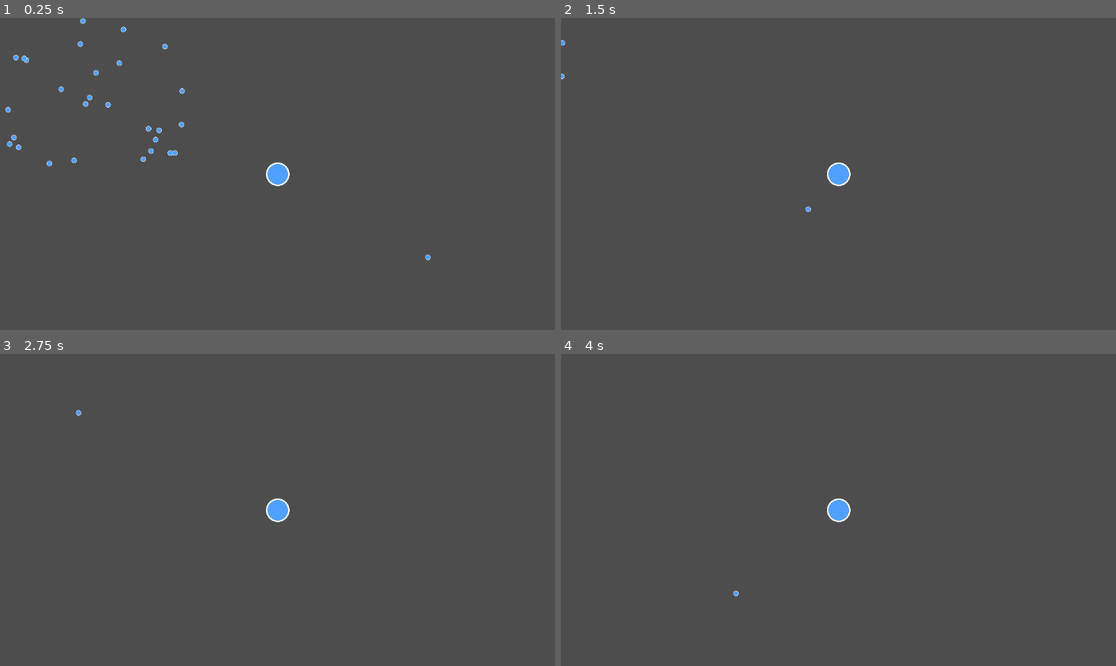
Above: before the commit, frames 1-4 (two rows, left to right).
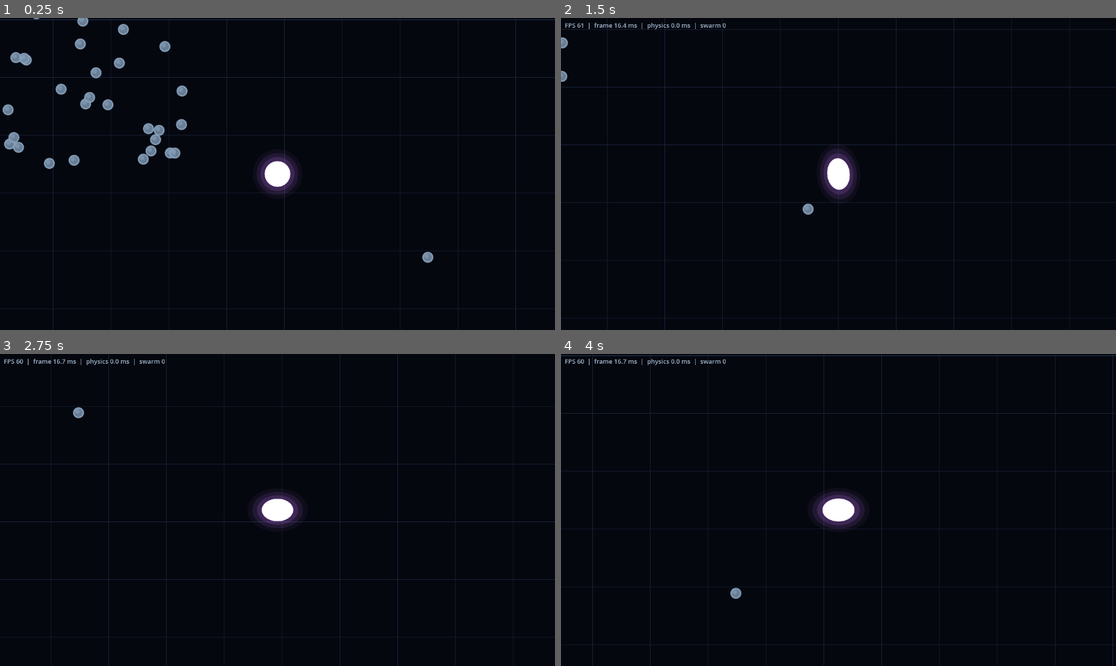
Above: after the commit, the same moments.

Repository: jadjoker/tdf
Game: Godot game, scene res://main.tscn
Two runs of this game, one before a commit and one after it. Both use one fixed random seed, a clock stepped at 60 frames per second and the inputs below.
Inputs:
- Up to frame 1 (0.25 s): no input
- Up to frame 2 (1.5 s): hold D (move_right) 0.53-1.28 s; hold S (move_down) from 1.28 s (still down)
- Up to frame 3 (2.75 s): release S (move_down) at 2.03 s; hold D (move_right) from 2.03 s (still down)
- Up to frame 4 (4 s): tap Enter at 2.75 s; release D (move_right) at 2.78 s; hold W (move_up) 2.78-3.53 s; hold A (move_left) from 3.53 s (still down)

The runs differ from the first frame. In frame 1, 100% of the frame differs, in the area x 0-100%, y 0-100%; in frame 2, 100%; in frame 3, 100%; in frame 4, 100%.

Commit message:
Graphics passes 1-3, spring squash/stretch, perf passes A+B
Graphics (neon bloom look, no art assets):
- HDR 2D + glow WorldEnvironment, dark background, world-space grid
- Player and units rebuilt as vector visuals (placeholder PNG unused)
- Dim-stray -> neon-mint-swarm color language, additive motion trails

Animation:
- Squash & stretch driven by damped springs (underdamped jelly wobble)
- Deformation axis chases motion direction; fixed draw_set_transform
  screen-space scale bug that pinned squash to the screen X axis

Performance (profiled with new perf_logger.gd + in-game HUD):
- Pass A: spatial-hash separation w/ cached arrays, physics retired on
  collect, trails throttled, prints removed
- Pass B: all swarm bodies in one MultiMesh (vector look baked to HDR
  texture), all trails in one shared TrailRenderer
- Result: flat ~8ms frame at any swarm size, locked 144fps (was 19ms/52fps
  at 100 units)

Co-Authored-By: Claude Fable 5 <noreply@anthropic.com>

Diff:
--- a/project.godot
+++ b/project.godot
@@ -14,6 +14,11 @@
 run/main_scene="uid://dg8f5v0hjxn0t"
 config/features=PackedStringArray("4.4", "Forward Plus")
 config/icon="res://icon.svg"
+
+[rendering]
+
+viewport/hdr_2d=true
+environment/defaults/default_clear_color=Color(0.02, 0.03, 0.06, 1)
 
 [input]
 
--- a/scenes/FollowerUnit.tscn
+++ b/scenes/FollowerUnit.tscn
@@ -1,7 +1,6 @@
-[gd_scene load_steps=4 format=3 uid="uid://cyhxmwjpqq5at"]
+[gd_scene load_steps=3 format=3 uid="uid://cyhxmwjpqq5at"]
 
 [ext_resource type="Script" uid="uid://c1n4pkhgao6jo" path="res://scripts/followerunit.gd" id="1_5vtvk"]
-[ext_resource type="Texture2D" uid="uid://c2l0hwuo7sw8f" path="res://assets/follower_circle_placeholder.png" id="2_5vtvk"]
 
 [sub_resource type="CircleShape2D" id="CircleShape2D_5vtvk"]
 
@@ -12,10 +11,6 @@
 max_speed = 1500.0
 radius = 10.0
 
-[node name="Sprite2D" type="Sprite2D" parent="."]
-scale = Vector2(0.229366, 0.229366)
-texture = ExtResource("2_5vtvk")
-
 [node name="CollisionShape2D" type="CollisionShape2D" parent="."]
 scale = Vector2(0.522673, 0.522673)
 shape = SubResource("CircleShape2D_5vtvk")
--- a/scenes/Phase1.tscn
+++ b/scenes/Phase1.tscn
@@ -1,14 +1,29 @@
-[gd_scene load_steps=4 format=3 uid="uid://b6ac3dvtsqkhi"]
+[gd_scene load_steps=6 format=3 uid="uid://b6ac3dvtsqkhi"]
 
 [ext_resource type="PackedScene" uid="uid://c1tv7sh701vhc" path="res://scenes/Player.tscn" id="1_0dg7t"]
 [ext_resource type="Script" uid="uid://crl7vtpg0o0qf" path="res://scripts/phase_1.gd" id="1_wwqg3"]
 [ext_resource type="PackedScene" uid="uid://cyhxmwjpqq5at" path="res://scenes/FollowerUnit.tscn" id="2_4fcp5"]
+[ext_resource type="Script" path="res://scripts/grid_background.gd" id="4_grid1"]
+
+[sub_resource type="Environment" id="Environment_glow1"]
+glow_enabled = true
+glow_intensity = 1.0
+glow_strength = 1.05
+glow_bloom = 0.05
+glow_blend_mode = 1
+glow_hdr_threshold = 1.1
 
 [node name="Phase1" type="Node2D"]
 script = ExtResource("1_wwqg3")
 follower_count = 100
 collision_push = 0.5
 
+[node name="WorldEnvironment" type="WorldEnvironment" parent="."]
+environment = SubResource("Environment_glow1")
+
+[node name="GridBackground" type="Node2D" parent="."]
+script = ExtResource("4_grid1")
+
 [node name="Player" parent="." instance=ExtResource("1_0dg7t")]
 position = Vector2(585, 320)
 
--- a/scenes/Player.tscn
+++ b/scenes/Player.tscn
@@ -1,7 +1,6 @@
-[gd_scene load_steps=4 format=3 uid="uid://c1tv7sh701vhc"]
+[gd_scene load_steps=3 format=3 uid="uid://c1tv7sh701vhc"]
 
 [ext_resource type="Script" uid="uid://dsghd4f6rkhjo" path="res://scripts/player.gd" id="1_p0vlq"]
-[ext_resource type="Texture2D" uid="uid://c2l0hwuo7sw8f" path="res://assets/follower_circle_placeholder.png" id="2_v6fml"]
 
 [sub_resource type="CircleShape2D" id="CircleShape2D_5q5h1"]
 
@@ -9,9 +8,6 @@
 script = ExtResource("1_p0vlq")
 move_speed = 500.0
 
-[node name="Sprite2D" type="Sprite2D" parent="."]
-texture = ExtResource("2_v6fml")
-
 [node name="CollisionShape2D" type="CollisionShape2D" parent="."]
 scale = Vector2(4.00519, 4.00519)
 shape = SubResource("CircleShape2D_5q5h1")
--- a/scripts/followerunit.gd
+++ b/scripts/followerunit.gd
@@ -2,7 +2,7 @@
 
 @export var strength: float = 1500.0      # how strongly this unit is pulled toward the player
 @export var max_speed: float = 1800.0     # speed cap
-@export var radius: float = 14.0          # used for soft collision spacing in Phase1
+@export var radius: float = 14.0          # visual size AND soft collision spacing in Phase1
 @export var variation: float = 0.10       # ±fraction randomly applied to strength/max_speed per unit
 
 var vel: Vector2 = Vector2.ZERO
@@ -14,18 +14,72 @@
 var orbit_slot: int = 0                       # ring position, assigned by angle when orbit forms
 var follow_offset_norm: Vector2 = Vector2.ZERO # persistent unit offset (unit disc), scaled by follow_spread
 
+# Palette — values above 1.0 are HDR and bloom under the glow environment.
+# Collected units are RENDERED BY PHASE1'S MULTIMESH (perf pass B), which bakes
+# the swarm palette into a shared texture; only strays draw themselves (once).
+const COLOR_STRAY := Color(0.45, 0.55, 0.65, 0.9)
+const COLOR_SWARM := Color(0.55, 2.40, 1.30, 1.0)
+const RIM_STRAY := Color(0.55, 0.65, 0.75, 0.9)
+const RIM_SWARM := Color(0.90, 3.00, 1.80, 1.0)
+const HIGHLIGHT_STRAY := Color(0.70, 0.80, 0.90, 0.25)
+const HIGHLIGHT_SWARM := Color(1.40, 2.80, 2.00, 0.30)
+
+# Spring-driven squash & stretch (same system as the player ball)
+const STRETCH_MAX := 0.8           # stretch target at full speed
+const STRETCH_STIFFNESS := 170.0   # spring k (randomized per unit so wobbles desync)
+const STRETCH_DAMPING := 11.0      # underdamped — jelly wobble
+const AXIS_TURN_RATE := 16.0       # deformation axis chase speed
+
+var _stretch: float = 1.0
+var _stretch_vel: float = 0.0
+var _axis_angle: float = 0.0
+var _spring_k: float = STRETCH_STIFFNESS
+
 
 func _ready() -> void:
 	# Detect when the player overlaps this unit
 	body_entered.connect(_on_body_entered)
 
-	# Per-unit organic variation so the swarm never moves in lockstep
+	# Per-unit organic variation so the swarm never moves (or wobbles) in lockstep
 	strength *= randf_range(1.0 - variation, 1.0 + variation)
 	max_speed *= randf_range(1.0 - variation, 1.0 + variation)
+	_spring_k = STRETCH_STIFFNESS * randf_range(0.85, 1.15)
 
 	# Uniform random point on the unit disc (sqrt for even density)
 	var a: float = randf() * TAU
 	follow_offset_norm = Vector2(cos(a), sin(a)) * sqrt(randf())
+
+
+func _process(delta: float) -> void:
+	if not is_collected:
+		return
+
+	# Deformation axis chases the motion direction instead of snapping
+	if vel.length() > 1.0:
+		_axis_angle = lerp_angle(_axis_angle, vel.angle(), 1.0 - exp(-AXIS_TURN_RATE * delta))
+
+	# Damped spring toward the speed-based stretch target
+	var speed_frac: float = clamp(vel.length() / max_speed, 0.0, 1.0)
+	var spring_target: float = 1.0 + speed_frac * STRETCH_MAX
+	var accel: float = (spring_target - _stretch) * _spring_k - _stretch_vel * STRETCH_DAMPING
+	_stretch_vel += accel * delta
+	_stretch = clamp(_stretch + _stretch_vel * delta, 0.5, 2.0)
+	# No queue_redraw — Phase1's MultiMesh reads visual_transform() instead
+
+
+func visual_transform() -> Transform2D:
+	# Position + spring deformation, consumed by Phase1's MultiMesh each frame
+	return Transform2D(_axis_angle, Vector2(_stretch, 1.0 / sqrt(_stretch)), 0.0, global_position)
+
+
+func _draw() -> void:
+	# Strays only — they never move, so this draws exactly once.
+	# Collected units return early (the MultiMesh renders them).
+	if is_collected:
+		return
+	draw_circle(Vector2.ZERO, radius, COLOR_STRAY, true, -1.0, true)
+	draw_circle(Vector2(-radius * 0.25, -radius * 0.28), radius * 0.42, HIGHLIGHT_STRAY, true, -1.0, true)
+	draw_circle(Vector2.ZERO, radius, RIM_STRAY, false, 1.5, true)
 
 
 func _on_body_entered(body: Node) -> void:
@@ -37,10 +91,16 @@
 		is_collected = true
 		target = body
 
-		# Visual feedback
-		if has_node("Sprite2D"):
-			$Sprite2D.modulate = Color(0.5, 1.0, 0.5)
+		# Clear the stray drawing — from here the MultiMesh renders this unit
+		queue_redraw()
+
+		# Pickup is done — retire this Area2D from the physics broadphase
+		# so a full swarm doesn't drag 100 live monitored areas around
+		set_deferred("monitoring", false)
+		set_deferred("monitorable", false)
+		set_deferred("collision_layer", 0)
+		set_deferred("collision_mask", 0)
 
 		# Mark this unit as part of the swarm so Phase1 can move it
+		# (the trail renderer and MultiMesh pick it up from this group)
 		add_to_group("swarm_unit")
-		print("Follower collected:", name)
--- /dev/null
+++ b/scripts/grid_background.gd
@@ -0,0 +1,21 @@
+extends Node2D
+
+# Static world-space grid so player/swarm speed is readable against the dark background.
+
+@export var cell_size: float = 120.0
+@export var extent: float = 3000.0    # grid covers ±extent from world origin
+@export var line_color: Color = Color(0.10, 0.14, 0.22, 1.0)
+@export var axis_color: Color = Color(0.16, 0.22, 0.34, 1.0)  # brighter lines through origin
+
+
+func _ready() -> void:
+	z_index = -10
+
+
+func _draw() -> void:
+	var n: int = int(extent / cell_size)
+	for i in range(-n, n + 1):
+		var p: float = i * cell_size
+		var c: Color = axis_color if i == 0 else line_color
+		draw_line(Vector2(p, -extent), Vector2(p, extent), c, 1.0)
+		draw_line(Vector2(-extent, p), Vector2(extent, p), c, 1.0)
--- /dev/null
+++ b/scripts/perf_logger.gd
@@ -0,0 +1,59 @@
+extends Node
+
+# Buffered per-frame CSV performance logger.
+# Writes to user://perf_logs/perf_<timestamp>.csv
+# (user:// = %APPDATA%\Godot\app_userdata\TowerDefense on Windows)
+#
+# Buffering matters: writing lines to disk every frame would create the exact
+# hitches we're hunting, so lines accumulate in memory and flush every ~5s.
+
+const FLUSH_INTERVAL := 300   # frames between flushes (~5s at 60 Hz)
+
+var _lines: PackedStringArray = []
+var _file: FileAccess = null
+var _t0: int = 0
+
+
+func _ready() -> void:
+	var dir := DirAccess.open("user://")
+	if dir and not dir.dir_exists("perf_logs"):
+		dir.make_dir("perf_logs")
+	var ts: String = Time.get_datetime_string_from_system().replace(":", "-")
+	var path: String = "user://perf_logs/perf_%s.csv" % ts
+	_file = FileAccess.open(path, FileAccess.WRITE)
+	if _file == null:
+		push_warning("PerfLogger: could not open %s" % path)
+		return
+	_file.store_line("t_ms,units,fps,process_ms,physics_ms,sim_us,sep_us,slots_reassigned")
+	_t0 = Time.get_ticks_msec()
+	print("Perf log: ", ProjectSettings.globalize_path(path))
+
+
+func record(units: int, sim_us: int, sep_us: int, slots_reassigned: bool) -> void:
+	if _file == null:
+		return
+	_lines.append("%d,%d,%.0f,%.2f,%.2f,%d,%d,%d" % [
+		Time.get_ticks_msec() - _t0,
+		units,
+		Performance.get_monitor(Performance.TIME_FPS),
+		Performance.get_monitor(Performance.TIME_PROCESS) * 1000.0,
+		Performance.get_monitor(Performance.TIME_PHYSICS_PROCESS) * 1000.0,
+		sim_us,
+		sep_us,
+		1 if slots_reassigned else 0,
+	])
+	if _lines.size() >= FLUSH_INTERVAL:
+		_flush()
+
+
+func _flush() -> void:
+	if _file == null:
+		return
+	for l in _lines:
+		_file.store_line(l)
+	_lines.clear()
+	_file.flush()
+
+
+func _exit_tree() -> void:
+	_flush()
--- a/scripts/phase_1.gd
+++ b/scripts/phase_1.gd
@@ -21,6 +21,14 @@
 @export var orbit_breathe_speed: float = 1.2  # pulse speed, rad/s
 
 var follower_scene: PackedScene = preload("res://scenes/FollowerUnit.tscn")
+const _FollowerScript = preload("res://scripts/followerunit.gd")
+
+# Perf pass B: collected units are rendered by ONE MultiMesh (single draw call)
+# instead of 100 self-redrawing canvas items. Must match FollowerUnit radius (scene: 10).
+@export var unit_visual_radius: float = 10.0
+
+var _unit_mm: MultiMeshInstance2D
+var _trail_renderer: Node2D
 
 var collected_count: int = 0
 
@@ -37,10 +45,110 @@
 var _slot_count: int = -1                 # swarm size when orbit slots were last assigned
 var _breathe_time: float = 0.0
 
+var _perf_label: Label
+var _perf_accum: float = 0.0
+
+# Per-frame CSV logging for offline analysis (scripts/perf_logger.gd)
+@export var perf_logging: bool = true
+var _perf_logger: Node = null
+
 
 func _ready() -> void:
 	randomize()
 	spawn_followers()
+	_build_swarm_renderers()
+	_build_perf_hud()
+	if perf_logging:
+		_perf_logger = preload("res://scripts/perf_logger.gd").new()
+		add_child(_perf_logger)
+
+
+func _build_swarm_renderers() -> void:
+	_trail_renderer = preload("res://scripts/trail_renderer.gd").new()
+	_trail_renderer.name = "TrailRenderer"
+	add_child(_trail_renderer)
+
+	var mm := MultiMesh.new()
+	mm.transform_format = MultiMesh.TRANSFORM_2D
+	var quad := QuadMesh.new()
+	# The baked texture's body circle fills 82% of the quad (margin for rim + AA)
+	var world_size: float = unit_visual_radius * 2.0 / 0.82
+	quad.size = Vector2(world_size, world_size)
+	mm.mesh = quad
+	mm.instance_count = follower_count + 8   # headroom for scene-placed units
+	mm.visible_instance_count = 0
+
+	_unit_mm = MultiMeshInstance2D.new()
+	_unit_mm.name = "SwarmBodies"
+	_unit_mm.multimesh = mm
+	_unit_mm.texture = _bake_unit_texture()
+	add_child(_unit_mm)
+
+
+func _bake_unit_texture(px: int = 96) -> ImageTexture:
+	# Rasterize the unit's vector look ONCE at ~5x display size, in float format
+	# so the HDR palette survives and blooms. One-time cost at startup.
+	var img := Image.create(px, px, false, Image.FORMAT_RGBAF)
+	var half: float = float(px) * 0.5
+	var body_r: float = half * 0.82
+	var aa: float = 2.0                       # anti-alias falloff in texture pixels
+	var rim_w: float = body_r * 0.15
+	var hi_center := Vector2(-body_r * 0.25, -body_r * 0.28)
+	var hi_r: float = body_r * 0.42
+
+	var body_c: Color = _FollowerScript.COLOR_SWARM
+	var rim_c: Color = _FollowerScript.RIM_SWARM
+	var hi_c: Color = _FollowerScript.HIGHLIGHT_SWARM
+
+	for y in range(px):
+		for x in range(px):
+			var p := Vector2(float(x) - half + 0.5, float(y) - half + 0.5)
+			var d: float = p.length()
+			var body_a: float = clampf((body_r - d) / aa, 0.0, 1.0)
+			if body_a <= 0.0:
+				continue   # image starts fully transparent
+			var col := Color(body_c.r, body_c.g, body_c.b, 1.0)
+			# Off-center highlight
+			var hi_t: float = clampf((hi_r - (p - hi_center).length()) / (aa * 2.0), 0.0, 1.0) * hi_c.a
+			col = col.lerp(Color(hi_c.r, hi_c.g, hi_c.b, 1.0), hi_t)
+			# Bright rim at the edge
+			var rim_t: float = clampf((d - (body_r - rim_w - aa)) / aa, 0.0, 1.0)
+			col = col.lerp(Color(rim_c.r, rim_c.g, rim_c.b, 1.0), rim_t)
+			col.a = body_a
+			img.set_pixel(x, y, col)
+
+	return ImageTexture.create_from_image(img)
+
+
+func _update_swarm_visuals(swarm_units: Array) -> void:
+	var mm: MultiMesh = _unit_mm.multimesh
+	var n: int = swarm_units.size()
+	if mm.instance_count < n:
+		mm.instance_count = n + 16
+	mm.visible_instance_count = n
+	for i in range(n):
+		mm.set_instance_transform_2d(i, swarm_units[i].visual_transform())
+
+
+func _build_perf_hud() -> void:
+	var layer := CanvasLayer.new()
+	add_child(layer)
+	_perf_label = Label.new()
+	_perf_label.position = Vector2(8.0, 6.0)
+	_perf_label.add_theme_font_size_override("font_size", 13)
+	_perf_label.modulate = Color(0.8, 0.9, 1.0, 0.8)
+	layer.add_child(_perf_label)
+
+
+func _update_perf_hud(delta: float) -> void:
+	_perf_accum += delta
+	if _perf_accum < 0.25:
+		return
+	_perf_accum = 0.0
+	var fps: float = Performance.get_monitor(Performance.TIME_FPS)
+	var frame_ms: float = 1000.0 / max(fps, 1.0)
+	var phys_ms: float = Performance.get_monitor(Performance.TIME_PHYSICS_PROCESS) * 1000.0
+	_perf_label.text = "FPS %d  |  frame %.1f ms  |  physics %.1f ms  |  swarm %d" % [int(fps), frame_ms, phys_ms, collected_count]
 
 
 func spawn_followers() -> void:
@@ -57,6 +165,8 @@
 
 
 func _physics_process(delta: float) -> void:
+	_update_perf_hud(delta)
+
 	if player == null:
 		return
 
@@ -86,24 +196,36 @@
 		_idle_time = 0.0
 	var is_idle: bool = _idle_time >= orbit_engage_delay
 
+	var slots_reassigned := false
+	var t_sim: int = Time.get_ticks_usec()
+
 	if is_idle:
 		# (Re)assign ring slots by current angle when orbit starts or the swarm changes size,
 		# so every unit slides into its nearest gap instead of cutting across the ring
 		if not _was_idle or swarm_units.size() != _slot_count:
 			_assign_orbit_slots(swarm_units)
+			slots_reassigned = true
 		_update_orbit(swarm_units, delta)
 	else:
 		_update_swarm_follow(swarm_units, delta)
 	_was_idle = is_idle
 
+	var t_sep: int = Time.get_ticks_usec()
+
 	# Soft collision resolution (keeps blob from overlapping too much)
 	resolve_collisions(swarm_units)
 
-	# Update count (for debugging / future UI)
+	if _perf_logger != null:
+		var t_end: int = Time.get_ticks_usec()
+		_perf_logger.record(swarm_units.size(), t_sep - t_sim, t_end - t_sep, slots_reassigned)
+
+	# Push position + spring deformation of every unit into the MultiMesh
+	_update_swarm_visuals(swarm_units)
+
+	# Track count for the perf HUD (print() here caused hitches during collect bursts)
 	var new_count: int = swarm_units.size()
 	if new_count != collected_count:
 		collected_count = new_count
-		print("Collected units:", collected_count)
 
 
 func _update_swarm_follow(swarm_units: Array, delta: float) -> void:
@@ -187,39 +309,86 @@
 		u.global_position = pos
 
 
+# Forward-neighbor cells only (E, S, SE, SW) so every pair is tested exactly once
+const _SEP_NEIGHBORS: Array[Vector2i] = [Vector2i(1, 0), Vector2i(0, 1), Vector2i(1, 1), Vector2i(-1, 1)]
+
+
 func resolve_collisions(particles: Array) -> void:
 	var n: int = particles.size()
-	for i in range(n):
-		for j in range(i + 1, n):
-			var a = particles[i]
-			var b = particles[j]
-
-			var pa: Vector2 = a.global_position
-			var pb: Vector2 = b.global_position
-
-			var dx: float = pb.x - pa.x
-			var dy: float = pb.y - pa.y
-			var dist_sq: float = dx * dx + dy * dy
-
-			var min_dist: float = a.radius + b.radius
-
-			if dist_sq == 0.0:
-				# Prevent NaNs by giving a tiny random offset
-				dx = randf_range(-0.01, 0.01)
-				dy = randf_range(-0.01, 0.01)
-				dist_sq = dx * dx + dy * dy
-
-			if dist_sq < min_dist * min_dist:
-				var dist: float = sqrt(dist_sq)
-				var nx: float = dx / dist
-				var ny: float = dy / dist
-				var overlap: float = (min_dist - dist) * collision_push
-
-				# Push each unit half the overlap apart
-				pa.x -= nx * (overlap * 0.5)
-				pa.y -= ny * (overlap * 0.5)
-				pb.x += nx * (overlap * 0.5)
-				pb.y += ny * (overlap * 0.5)
-
-				a.global_position = pa
-				b.global_position = pb
+	if n < 2:
+		return
+
+	# Read node state into local arrays ONCE — repeated cross-object property
+	# access is the dominant GDScript cost once pair counts grow
+	var pos: PackedVector2Array = PackedVector2Array()
+	pos.resize(n)
+	var rad: PackedFloat32Array = PackedFloat32Array()
+	rad.resize(n)
+	var moved: Array = []
+	moved.resize(n)
+	var max_r: float = 1.0
+	for i in range(n):
+		var p = particles[i]
+		pos[i] = p.global_position
+		rad[i] = p.radius
+		if p.radius > max_r:
+			max_r = p.radius
+		moved[i] = false
+
+	# Spatial hash: two overlapping units are always within one cell of each
+	# other (cell = max possible touch distance), so only same-cell and
+	# forward-neighbor pairs need testing — O(n·k) instead of O(n²)
+	var cell_size: float = max_r * 2.0
+	var grid: Dictionary = {}
+	for i in range(n):
+		var key: Vector2i = Vector2i(floori(pos[i].x / cell_size), floori(pos[i].y / cell_size))
+		if grid.has(key):
+			grid[key].append(i)
+		else:
+			grid[key] = [i]
+
+	for key in grid:
+		var bucket: Array = grid[key]
+		var bn: int = bucket.size()
+		for a_i in range(bn):
+			for b_i in range(a_i + 1, bn):
+				_resolve_pair(bucket[a_i], bucket[b_i], pos, rad, moved)
+		for off in _SEP_NEIGHBORS:
+			var nkey: Vector2i = key + off
+			if not grid.has(nkey):
+				continue
+			var nbucket: Array = grid[nkey]
+			for a_i in range(bn):
+				for b_i in range(nbucket.size()):
+					_resolve_pair(bucket[a_i], nbucket[b_i], pos, rad, moved)
+
+	# Write back only the nodes that actually moved
+	for i in range(n):
+		if moved[i]:
+			particles[i].global_position = pos[i]
+
+
+func _resolve_pair(i: int, j: int, pos: PackedVector2Array, rad: PackedFloat32Array, moved: Array) -> void:
+	var dx: float = pos[j].x - pos[i].x
+	var dy: float = pos[j].y - pos[i].y
+	var dist_sq: float = dx * dx + dy * dy
+
+	var min_dist: float = rad[i] + rad[j]
+
+	if dist_sq == 0.0:
+		# Prevent NaNs by giving a tiny random offset
+		dx = randf_range(-0.01, 0.01)
+		dy = randf_range(-0.01, 0.01)
+		dist_sq = dx * dx + dy * dy
+
+	if dist_sq < min_dist * min_dist:
+		var dist: float = sqrt(dist_sq)
+		var nx: float = dx / dist
+		var ny: float = dy / dist
+		var overlap: float = (min_dist - dist) * collision_push
+
+		# Push each unit half the overlap apart
+		pos[i] += Vector2(-nx * overlap * 0.5, -ny * overlap * 0.5)
+		pos[j] += Vector2(nx * overlap * 0.5, ny * overlap * 0.5)
+		moved[i] = true
+		moved[j] = true
--- a/scripts/player.gd
+++ b/scripts/player.gd
@@ -1,6 +1,74 @@
 extends CharacterBody2D
 
 @export var move_speed: float = 200.0
+
+# Drawn visual (no sprite) — crisp anti-aliased edges at any zoom,
+# HDR colors bloom under the glow environment
+const CORE_RADIUS := 24.0
+const CORE_COLOR := Color(2.2, 1.5, 2.6)          # HDR magenta-white body
+const RIM_COLOR := Color(3.0, 2.2, 3.4)           # brighter rim, blooms hard
+const HIGHLIGHT_COLOR := Color(2.8, 2.4, 3.0, 0.35)
+const HALO_COLOR := Color(1.2, 0.7, 1.5, 0.10)    # soft light spill
+
+# Squash & stretch driven by a damped spring, not mapped directly from speed:
+# accelerating overshoots the stretch, hard stops squash past neutral and
+# jiggle back — jelly, not a lookup table.
+const STRETCH_MAX := 0.25          # stretch target at full speed
+const STRETCH_STIFFNESS := 140.0   # spring k — higher = faster response
+const STRETCH_DAMPING := 12.0      # underdamped on purpose (a couple of wobbles)
+const AXIS_TURN_RATE := 14.0       # how fast the deformation axis swings toward new directions
+
+var _pulse_time: float = 0.0
+var _stretch: float = 1.0          # current stretch factor (springs toward target)
+var _stretch_vel: float = 0.0
+var _axis_angle: float = 0.0       # deformation axis; follows motion smoothly, held on stop
+
+
+func _process(delta: float) -> void:
+	_pulse_time += delta
+
+	# Deformation axis chases the movement direction instead of snapping,
+	# so turns swing the squash around organically
+	if velocity.length() > 1.0:
+		_axis_angle = lerp_angle(_axis_angle, velocity.angle(), 1.0 - exp(-AXIS_TURN_RATE * delta))
+
+	# Damped spring: pull current stretch toward the speed-based target
+	var speed_frac: float = clamp(velocity.length() / max(move_speed, 1.0), 0.0, 1.0)
+	var target: float = 1.0 + speed_frac * STRETCH_MAX
+	var accel: float = (target - _stretch) * STRETCH_STIFFNESS - _stretch_vel * STRETCH_DAMPING
+	_stretch_vel += accel * delta
+	_stretch = clamp(_stretch + _stretch_vel * delta, 0.6, 1.6)
+
+	queue_redraw()
+
+
+func _draw() -> void:
+	var pulse: float = sin(_pulse_time * 2.2) * 1.5
+
+	# Volume-ish preservation: elongate along motion, thin (or bulge) sideways.
+	# NOTE: draw_set_transform() applies scale in SCREEN space (after rotation),
+	# which pins the deformation to the screen X axis — must build the matrix
+	# ourselves so the stretch axis actually rotates with movement.
+	if absf(_stretch - 1.0) > 0.001:
+		var deform := Transform2D(_axis_angle, Vector2(_stretch, 1.0 / sqrt(_stretch)), 0.0, Vector2.ZERO)
+		draw_set_transform_matrix(deform)
+
+	# Soft layered halo (fades outward; bloom amplifies it)
+	for i in range(3):
+		var r: float = CORE_RADIUS + 10.0 + float(i) * 8.0 + pulse
+		var a: float = HALO_COLOR.a * (1.0 - float(i) / 3.0)
+		draw_circle(Vector2.ZERO, r, Color(HALO_COLOR.r, HALO_COLOR.g, HALO_COLOR.b, a), true, -1.0, true)
+
+	# Body
+	var body_r: float = CORE_RADIUS + pulse * 0.4
+	draw_circle(Vector2.ZERO, body_r, CORE_COLOR, true, -1.0, true)
+
+	# Off-center highlight gives it a hint of depth without a texture
+	draw_circle(Vector2(-CORE_RADIUS * 0.25, -CORE_RADIUS * 0.28), CORE_RADIUS * 0.45, HIGHLIGHT_COLOR, true, -1.0, true)
+
+	# Crisp bright rim
+	draw_circle(Vector2.ZERO, body_r, RIM_COLOR, false, 2.5, true)
+
 
 func _physics_process(_delta: float) -> void:
 	var input_dir = Vector2(
--- /dev/null
+++ b/scripts/trail_renderer.gd
@@ -0,0 +1,66 @@
+extends Node2D
+
+# Draws EVERY swarm unit's motion trail in a single canvas item.
+# Replaces 100 individual Line2D nodes (each of which re-tessellated its own
+# geometry every update) with one _draw() pass — perf pass B.
+
+const _FollowerScript = preload("res://scripts/followerunit.gd")
+
+const TRAIL_LENGTH := 8      # points per trail, recorded at 30 Hz (~0.27s)
+const TRAIL_WIDTH := 9.0
+const TRAIL_ALPHA := 0.30
+
+var _units: Array = []                 # registered swarm units (never unregistered — sandbox units don't die)
+var _trails: Array = []                # PackedVector2Array per unit
+var _known: Dictionary = {}            # instance_id -> true
+var _tick: int = 0
+var _color_ramps: Dictionary = {}      # point count -> PackedColorArray (cached fade gradients)
+
+
+func _ready() -> void:
+	z_index = -1
+	var mat := CanvasItemMaterial.new()
+	mat.blend_mode = CanvasItemMaterial.BLEND_MODE_ADD
+	material = mat
+
+	var c: Color = _FollowerScript.COLOR_SWARM
+	for count in range(2, TRAIL_LENGTH + 1):
+		var ramp := PackedColorArray()
+		ramp.resize(count)
+		for j in range(count):
+			ramp[j] = Color(c.r, c.g, c.b, TRAIL_ALPHA * float(j) / float(count - 1))
+		_color_ramps[count] = ramp
+
+
+func _process(_delta: float) -> void:
+	# Self-syncs with the swarm: any unit in the group gets a trail
+	var swarm: Array = get_tree().get_nodes_in_group("swarm_unit")
+	for u in swarm:
+		var id: int = u.get_instance_id()
+		if not _known.has(id):
+			_known[id] = true
+			_units.append(u)
+			_trails.append(PackedVector2Array())
+
+	# Record points at 30 Hz, staggered by index so writes spread across frames
+	_tick += 1
+	for i in range(_units.size()):
+		if (i + _tick) % 2 != 0:
+			continue
+		var u = _units[i]
+		if not is_instance_valid(u):
+			continue
+		var t: PackedVector2Array = _trails[i]
+		t.append(u.global_position)
+		if t.size() > TRAIL_LENGTH:
+			t.remove_at(0)
+
+	queue_redraw()
+
+
+func _draw() -> void:
+	for t in _trails:
+		var m: int = t.size()
+		if m < 2:
+			continue
+		draw_polyline_colors(t, _color_ramps[m], TRAIL_WIDTH)
Not shown, changed: PROJECT_BIBLE.md
